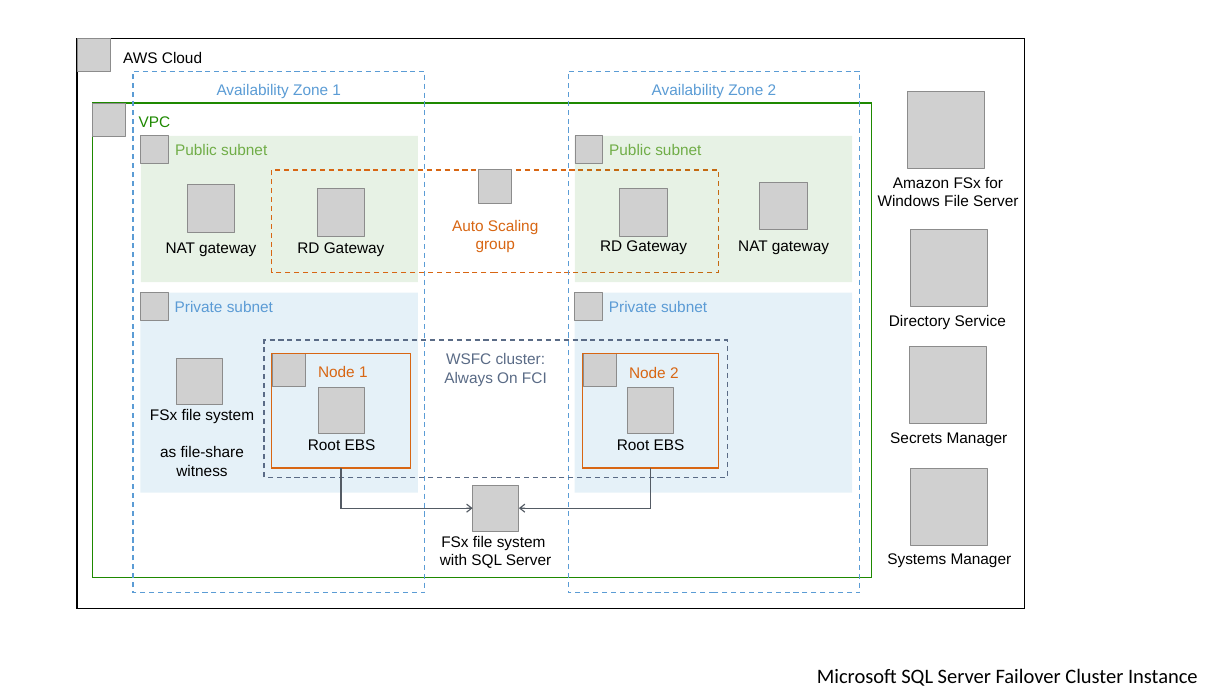
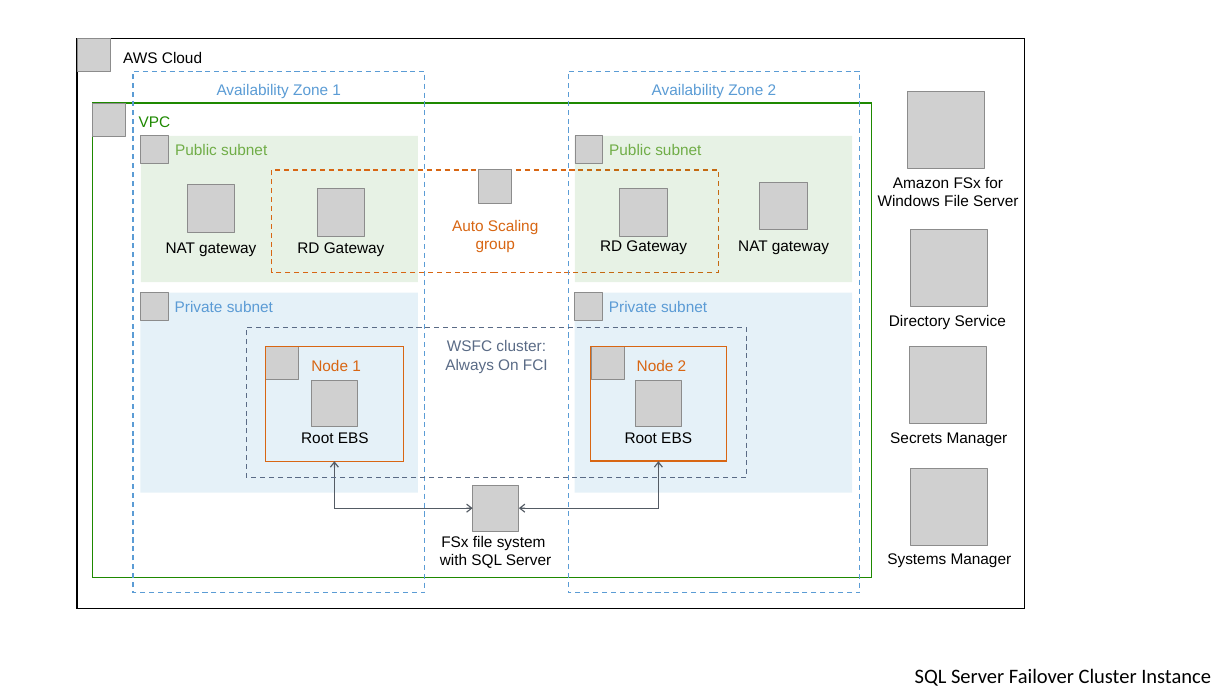
Before and after one commit to aws-quickstart/quickstart-microsoft-sql-fci-fsx, a slide deck: slide 1 of docs/images/ms-sql-fci-fsx-architecture_diagram.pptx. Drawn at 1232x693 pixels with LibreOffice and Linux fonts; fonts in the diff are those of the drawing; grey boxes stand for pictures. Boxes give left, top, right and bottom in pixels: in the first picture for what was removed or moved away, otherwise in the second. Text is boxed around its words. In the diff, an @@ line names an element or a change of style, - is before the commit and + after.

```diff
--- a/docs/images/ms-sql-fci-fsx-architecture_diagram.pptx
+++ b/docs/images/ms-sql-fci-fsx-architecture_diagram.pptx
@@ rectangle "WSFC cluster: Always On FCI": place and size @@
-rectangle "WSFC cluster: Always On FCI" at bbox=[264, 340, 727, 478]
+rectangle "WSFC cluster: Always On FCI" at bbox=[247, 327, 748, 477]
@@ picture removed at bbox=[177, 359, 223, 405] @@
@@ rectangle "Node 2": place and size @@
-rectangle "Node 2" at bbox=[583, 354, 719, 469]
+rectangle "Node 2" at bbox=[591, 347, 726, 461]
@@ picture: place and size @@
-picture at bbox=[584, 353, 617, 386]
+picture at bbox=[592, 347, 625, 380]
@@ picture: place and size @@
-picture at bbox=[319, 388, 365, 434]
+picture at bbox=[311, 381, 358, 427]
@@ picture: place and size @@
-picture at bbox=[628, 387, 674, 433]
+picture at bbox=[635, 381, 681, 427]
@@ text removed at bbox=[150, 409, 254, 476] @@
-FSx file system
-as file-share witness
@@ 1 picture, 1 rectangle, 1 text: place and size @@
-1 picture, 1 rectangle, 1 text at bbox=[272, 353, 410, 468]
+1 picture, 1 rectangle, 1 text at bbox=[265, 347, 404, 461]
@@ text "Root EBS": place and size @@
-text "Root EBS" at bbox=[617, 439, 685, 450]
+text "Root EBS" at bbox=[625, 432, 692, 443]
@@ elbow arrow moved from (341, 469) - (473, 508) to (335, 461) - (473, 508) @@
@@ elbow arrow (335, 461) - (473, 508): elbow arrow to elbow double arrow @@
@@ elbow arrow moved from (651, 469) - (519, 508) to (659, 461) - (519, 508) @@
@@ elbow arrow (659, 461) - (519, 508): elbow arrow to elbow double arrow @@
@@ text at bbox=[915, 668, 1211, 686]: text changed @@
-Microsoft SQL Server Failover Cluster Instance
+SQL Server Failover Cluster Instance
```
Also in this commit, not shown: 4 slides removed, 11 other files.
